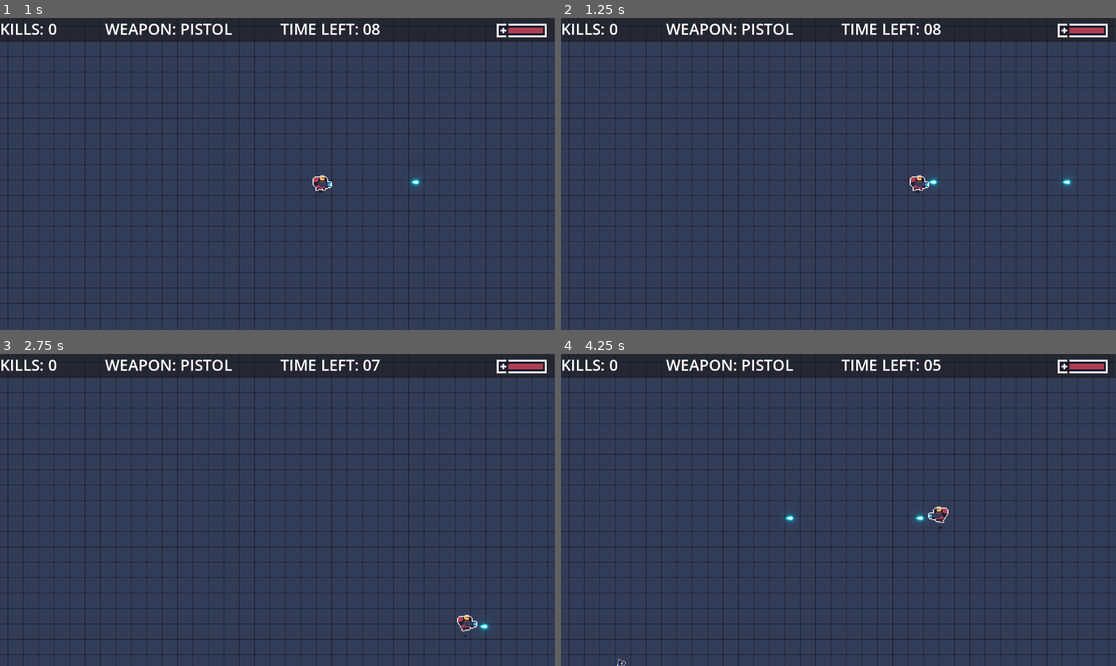
Above: before the commit, frames 1-4 (two rows, left to right).
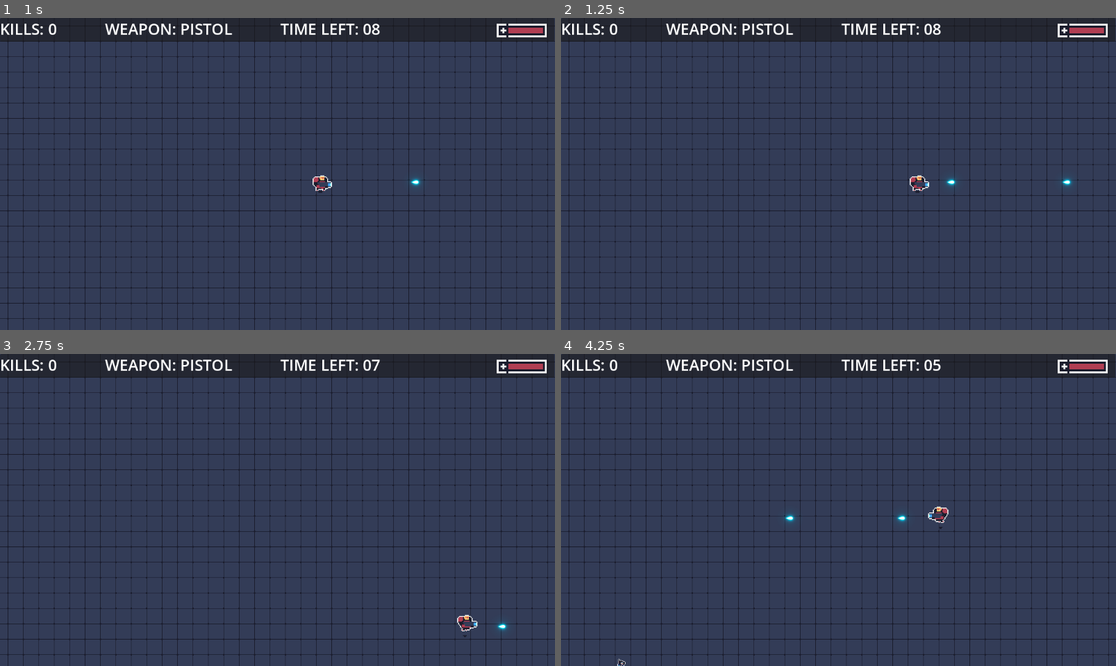
Above: after the commit, the same moments.

Repository: ShaidR/Zombie
Game: Godot game, scene res://scenes/main.tscn
The game is run twice, just before and just after one commit, with the same random seed, the same clock (stepped at 60 frames per second) and the same inputs.
Inputs:
- Up to frame 1 (1 s): tap Enter at 0.5 s; hold Right (move_right) from 0.53 s (still down); hold Space (shoot) from 0.53 s (still down)
- Up to frame 2 (1.25 s): keep holding Right (move_right); keep holding Space (shoot)
- Up to frame 3 (2.75 s): release Right (move_right) at 1.28 s; release Space (shoot) at 1.28 s; hold Down (move_down) 1.28-2.03 s; tap Space (shoot) at 1.35 s; hold Right (move_right) from 2.03 s (still down); hold Space (shoot) from 2.03 s (still down)
- Up to frame 4 (4.25 s): release Right (move_right) at 2.78 s; release Space (shoot) at 2.78 s; hold Up (move_up) 2.78-3.53 s; tap Space (shoot) at 2.85 s; hold Left (move_left) from 3.53 s (still down); hold Space (shoot) from 3.53 s (still down)

Frame 1 is identical in both runs. In frame 2, less than 0.1% of the frame differs, in the area x 66-72%, y 51-55%; in frame 3, less than 0.1%, in the area x 86-92%, y 85-89%; in frame 4, less than 0.1%.

Commit message:
Tweaked weapon fire rates.

Diff:
--- a/Survivor/game_data/weapons/pistol.tres
+++ b/Survivor/game_data/weapons/pistol.tres
@@ -6,7 +6,6 @@
 [resource]
 script = ExtResource("1_uo15g")
 name = "Pistol"
-fire_rate = 0.6
+fire_rate = 0.5
 reload_time = 0.5
 projectile = ExtResource("1_o1y0h")
-projectile_spawn_offset = Vector2(35, -5)
--- a/Survivor/game_data/weapons/shotgun.tres
+++ b/Survivor/game_data/weapons/shotgun.tres
@@ -6,7 +6,6 @@
 [resource]
 script = ExtResource("1_idtjj")
 name = "Shotgun"
-fire_rate = 1.0
+fire_rate = 0.8
 reload_time = 1.5
 projectile = ExtResource("1_38b61")
-projectile_spawn_offset = Vector2(35, -5)
